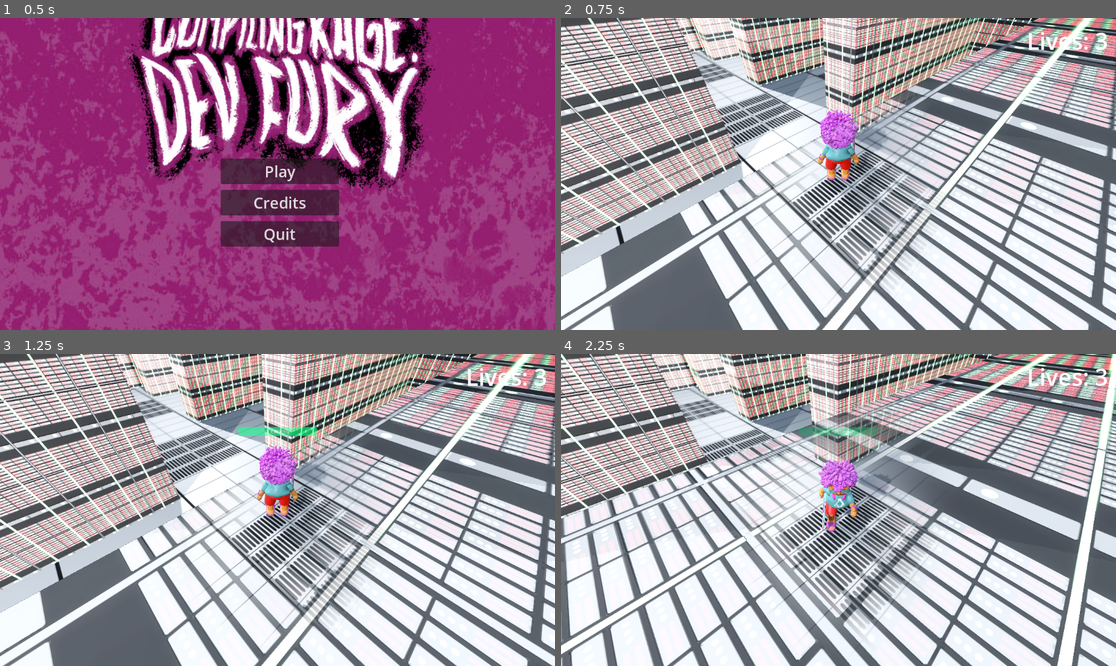
Above: before the commit, frames 1-4 (two rows, left to right).
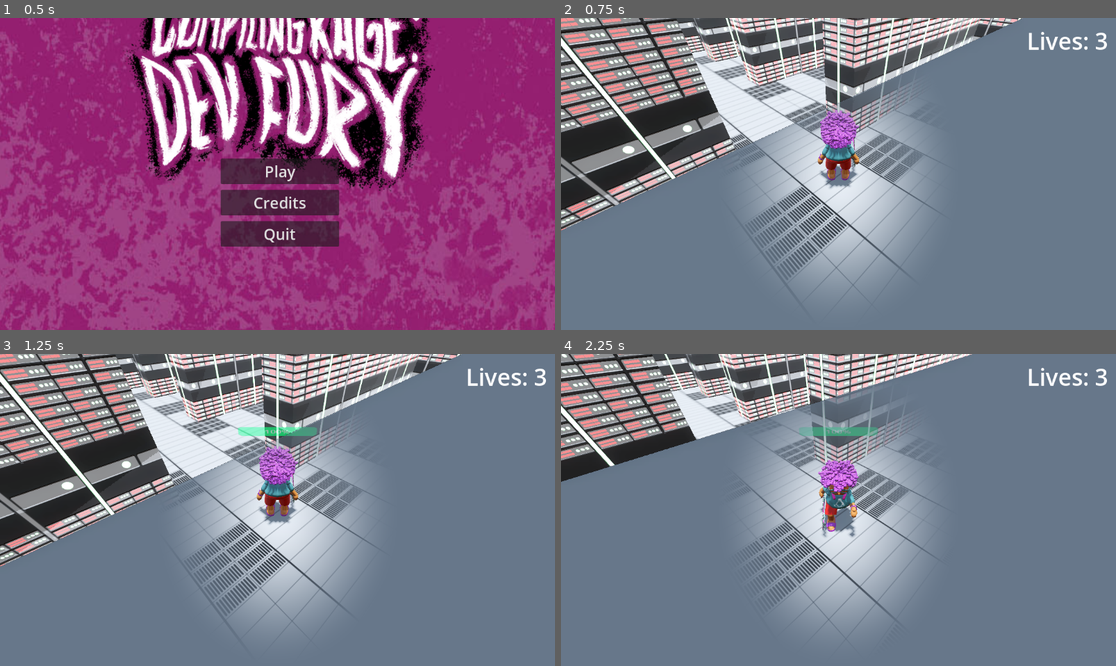
Above: after the commit, the same moments.

Repository: iparosds/Day-of-Fury
Game: Godot game, scene res://scenes/main_menu.tscn
Same seed, same stepped clock (60 frames per second), same inputs: the game is played once before the commit and once after it.
Inputs (mouse positions are in pixels of both pictures, inside the frame that each line leads up to):
- Up to frame 1 (0.5 s): no input
- Up to frame 2 (0.75 s): click "Play" at 0.5 s
- Up to frame 3 (1.25 s): no input
- Up to frame 4 (2.25 s): tap Enter (ui_accept) at 1.25, 1.52 s; move the mouse to (960, 494) at 1.27 s; hold D (right) 1.28-2.03 s; click (960, 494) at 1.35 s; move the mouse to (727, 525) at 2.02 s; hold S (backward) from 2.03 s (still down); click (727, 525) at 2.1 s

Frame 1 is identical in both runs. In frame 2, 91% of the frame differs, in the area x 0-100%, y 0-100%; in frame 3, 90%; in frame 4, 89%.

Commit message:
atualizei a scene world com as texturas e iluminação

Diff:
--- a/assets/textures/new_chao.tres
+++ b/assets/textures/new_chao.tres
@@ -15,4 +15,4 @@
 roughness_texture_channel = 1
 normal_enabled = true
 normal_texture = ExtResource("3_1n75e")
-uv1_scale = Vector3(4, 4, 4)
+uv1_scale = Vector3(7, 7, 7)
--- a/assets/textures/new_parede.tres
+++ b/assets/textures/new_parede.tres
@@ -14,11 +14,11 @@
 roughness_texture = ExtResource("3_pxceu")
 roughness_texture_channel = 1
 emission_enabled = true
-emission_energy_multiplier = 10.0
+emission_energy_multiplier = 8.0
 emission_texture = ExtResource("2_4vfwg")
 normal_enabled = true
 normal_scale = -16.0
 normal_texture = ExtResource("4_o1kb0")
-uv1_scale = Vector3(-1, 1, 1)
+uv1_scale = Vector3(-0.284, 0.284, 0.284)
 uv1_triplanar = true
 uv1_world_triplanar = true
--- a/scenes/world.tscn
+++ b/scenes/world.tscn
@@ -45,6 +45,10 @@
 vertices = PackedVector3Array(-5.2575693, 4, -9, -5.0075693, 4, -1.75, -5.0075693, 4, -9, 0.9924307, 4, -9.25, 1.492430 …(861 unchanged characters)…
 polygons = [PackedInt32Array(2, 1, 0), PackedInt32Array(5, 4, 3), PackedInt32Array(8, 7, 6), PackedInt32Array(11, 10, 9 …(1248 unchanged characters)…
 
+[sub_resource type="StandardMaterial3D" id="StandardMaterial3D_w7kh3"]
+albedo_color = Color(0.6706898, 0.6706894, 0.6706893, 1)
+metallic = 0.5
+
 [sub_resource type="BoxShape3D" id="BoxShape3D_7r4gi"]
 size = Vector3(1, 1, 1.2922363)
 
@@ -100,19 +104,10 @@
 
 [node name="lights" type="Node3D" parent="NavigationRegion3D/map"]
 
-[node name="OmniLight3D" type="OmniLight3D" parent="NavigationRegion3D/map/lights"]
-transform = Transform3D(1, 0, 0, 0, 1, 0, 0, 0, 1, 5.400004, 6, 6.1867647)
-layers = 3
-light_energy = 4.0
+[node name="DirectionalLight3D" type="DirectionalLight3D" parent="NavigationRegion3D/map/lights"]
+transform = Transform3D(-1, 8.742278e-08, 3.821371e-15, 0, -4.371139e-08, 1, 8.742278e-08, 1, 4.371139e-08, -0.041733265, 0.025813103, -0.019107819)
+light_energy = 0.8
 shadow_enabled = true
-omni_range = 16.0
-
-[node name="OmniLight3D2" type="OmniLight3D" parent="NavigationRegion3D/map/lights"]
-transform = Transform3D(1, 0, 0, 0, 1, 0, 0, 0, 1, -4, 5, -1)
-layers = 3
-light_energy = 4.0
-shadow_enabled = true
-omni_range = 16.0
 
 [node name="inner_walls" type="Node3D" parent="NavigationRegion3D/map"]
 
@@ -125,7 +120,7 @@
 script = ExtResource("7_jhx03")
 
 [node name="wall6" type="CSGBox3D" parent="NavigationRegion3D/map/inner_walls"]
-transform = Transform3D(1, 0, 0, 0, 1, 0, 0, 0, 0.28171262, 1.4856386, 2, 5.619093)
+transform = Transform3D(1, 0, 0, 0, 1, 0, 0, 0, 0.28171262, 1.4856386, 2.0324755, 5.619093)
 layers = 2
 material_override = ExtResource("7_7r4gi")
 use_collision = true
@@ -172,6 +167,62 @@
 size = Vector3(1, 3, 27)
 script = ExtResource("7_jhx03")
 
+[node name="wall9" type="CSGBox3D" parent="NavigationRegion3D/map/inner_walls"]
+transform = Transform3D(1, 0, 0, 0, 0.024999991, 0, 0, 0, 0.28171262, 6.3725305, 3.537, -2.9984374)
+layers = 2
+material_override = SubResource("StandardMaterial3D_w7kh3")
+use_collision = true
+size = Vector3(1, 3, 42.510864)
+script = ExtResource("7_jhx03")
+
+[node name="wall11" type="CSGBox3D" parent="NavigationRegion3D/map/inner_walls"]
+transform = Transform3D(1, 0, 0, 0, 0.024999991, 0, 0, 0, 0.28171262, 1.4856386, 3.537, 5.619093)
+layers = 2
+material_override = SubResource("StandardMaterial3D_w7kh3")
+use_collision = true
+size = Vector3(1, 3, 30.40332)
+script = ExtResource("7_jhx03")
+
+[node name="wall14" type="CSGBox3D" parent="NavigationRegion3D/map/inner_walls"]
+transform = Transform3D(-4.371139e-08, 0, -0.28171262, 0, 0.024999991, 0, 1, 0, -1.231405e-08, -0.60889935, 3.537, 1.83511)
+layers = 2
+material_override = SubResource("StandardMaterial3D_w7kh3")
+use_collision = true
+size = Vector3(1, 3, 14.009277)
+script = ExtResource("7_jhx03")
+
+[node name="wall15" type="CSGBox3D" parent="NavigationRegion3D/map/inner_walls"]
+transform = Transform3D(-4.371139e-08, 0, -0.28171262, 0, 0.024999991, 0, 1, 0, -1.231405e-08, -6.744328, 3.537, 1.83511)
+layers = 2
+material_override = SubResource("StandardMaterial3D_w7kh3")
+use_collision = true
+size = Vector3(1, 3, 15.631592)
+script = ExtResource("7_jhx03")
+
+[node name="wall16" type="CSGBox3D" parent="NavigationRegion3D/map/inner_walls"]
+transform = Transform3D(-1, 0, 2.46281e-08, 0, 0.024999991, 0, -8.742278e-08, 0, -0.28171262, -6.904893, 3.537, -5.200062)
+layers = 2
+material_override = SubResource("StandardMaterial3D_w7kh3")
+use_collision = true
+size = Vector3(1, 3, 27)
+script = ExtResource("7_jhx03")
+
+[node name="wall17" type="CSGBox3D" parent="NavigationRegion3D/map/inner_walls"]
+transform = Transform3D(-1, 0, 2.46281e-08, 0, 0.024999991, 0, -8.742278e-08, 0, -0.28171262, -2.4553685, 3.537, -5.200062)
+layers = 2
+material_override = SubResource("StandardMaterial3D_w7kh3")
+use_collision = true
+size = Vector3(1, 3, 27)
+script = ExtResource("7_jhx03")
+
+[node name="wall18" type="CSGBox3D" parent="NavigationRegion3D/map/inner_walls"]
+transform = Transform3D(-1, 0, 2.46281e-08, 0, 0.024999991, 0, -8.742278e-08, 0, -0.28171262, 2.5798683, 3.537, -5.200062)
+layers = 2
+material_override = SubResource("StandardMaterial3D_w7kh3")
+use_collision = true
+size = Vector3(1, 3, 27)
+script = ExtResource("7_jhx03")
+
 [node name="outer_walls" type="Node3D" parent="NavigationRegion3D/map"]
 
 [node name="wall" type="CSGBox3D" parent="NavigationRegion3D/map/outer_walls"]
@@ -197,6 +248,32 @@
 transform = Transform3D(-4.3711385e-08, 0, 2.5, 0, 1, 0, -0.99999994, 0, -1.09278474e-07, -0.0075686397, 2, 9.493208)
 layers = 2
 material_override = ExtResource("7_7r4gi")
+use_collision = true
+size = Vector3(1, 3, 8)
+
+[node name="wall5" type="CSGBox3D" parent="NavigationRegion3D/map/outer_walls"]
+transform = Transform3D(1, 0, 0, 0, 0.024999991, 0, 0, 0, 1, 9.48564, 3.537, 0)
+layers = 2
+material_override = SubResource("StandardMaterial3D_w7kh3")
+use_collision = true
+size = Vector3(1, 3, 18)
+
+[node name="wall6" type="CSGBox3D" parent="NavigationRegion3D/map/outer_walls"]
+transform = Transform3D(1, 0, 0, 0, 0.024999991, 0, 0, 0, 1.8, -9.500776, 3.537, 0)
+material_override = SubResource("StandardMaterial3D_w7kh3")
+use_collision = true
+size = Vector3(1, 3, 10)
+
+[node name="wall7" type="CSGBox3D" parent="NavigationRegion3D/map/outer_walls"]
+transform = Transform3D(-4.3711385e-08, 0, 2.5, 0, 0.024999991, 0, -0.99999994, 0, -1.09278474e-07, -0.007569015, 3.537, -9.493208)
+material_override = SubResource("StandardMaterial3D_w7kh3")
+use_collision = true
+size = Vector3(1, 3, 8)
+
+[node name="wall8" type="CSGBox3D" parent="NavigationRegion3D/map/outer_walls"]
+transform = Transform3D(-4.3711385e-08, 0, 2.5, 0, 0.024999991, 0, -0.99999994, 0, -1.09278474e-07, -0.0075686574, 3.537, 9.493208)
+layers = 2
+material_override = SubResource("StandardMaterial3D_w7kh3")
 use_collision = true
 size = Vector3(1, 3, 8)
 
--- /dev/null
+++ b/topshelf.gdshader
@@ -0,0 +1,14 @@
+shader_type spatial;
+
+void vertex() {
+	// Called for every vertex the material is visible on.
+}
+
+void fragment() {
+	// Called for every pixel the material is visible on.
+}
+
+//void light() {
+//	// Called for every pixel for every light affecting the material.
+//	// Uncomment to replace the default light processing function with this one.
+//}
Not shown: 1 places in scenes/world.tscn that only renumber resources
Not shown, added: topshelf.gdshader.uid
